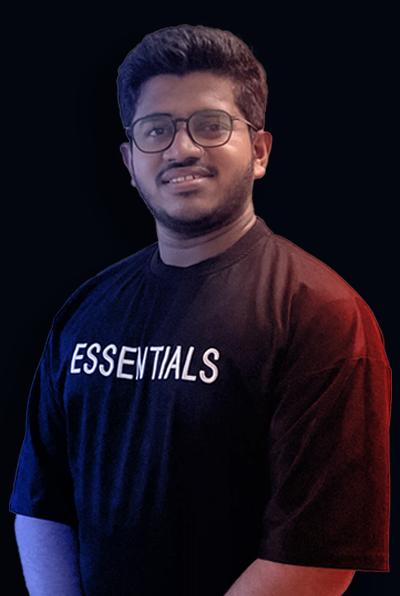
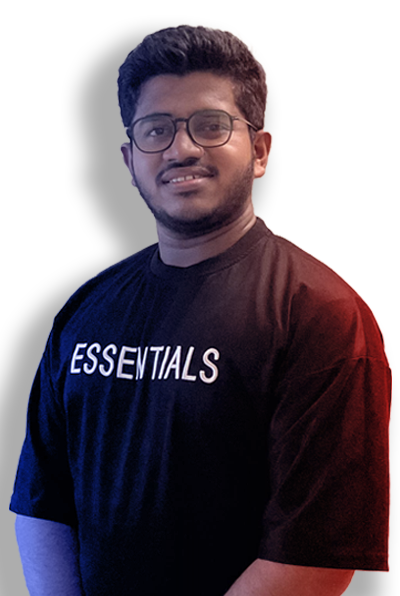
Before/after of a 400 × 596 layered artwork. What changed in the layer stack:
hid "Rectangle 1 copy" over (0, 0, 400, 596)
